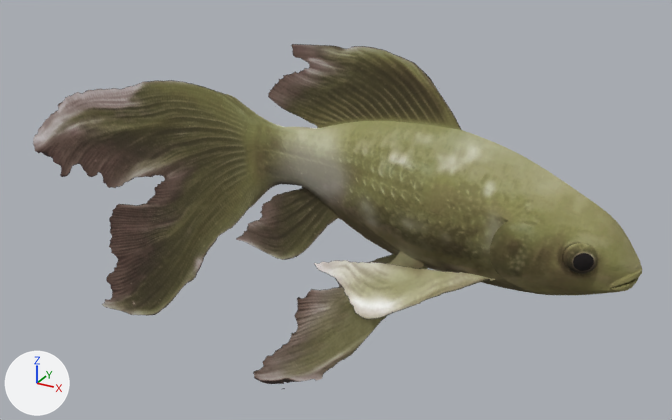
A saved change to the FBX model Assets/EllenVFX/GoldFish/fish01.FBX.
One viewpoint serves both versions: a 50 mm lens placed at (0.064, -0.1017, 0.053), pointed at (0.0061, 0.0036, 0.0004). The lights are fixed; the arrows at lower left show +X, +Y and +Z. Where no turn or scale is listed for an object, it has been applied to the vertices.

Objects in the first picture: 'fish01'.
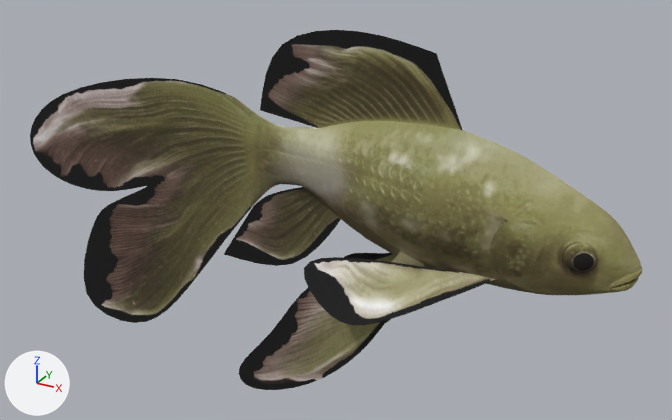
Where the change shows, as pixel boxes [x1, y1, x2, y2] in the pictures (672 x 420 px):
```json
{"object": "fish01", "change": "surface changed", "before": [30, 30, 488, 390], "after": [30, 30, 488, 390]}
```

The change, as JSON lines over the scene's bpy script:
```json
{"op": "remove", "block": "mat_material__73", "code": "n3 = _N.new('ShaderNodeTexImage'); n3.name = 'Image Texture.001'"}
{"op": "remove", "block": "mat_material__73", "code": "n3.image = img_fishi01mask_jpg"}
{"block": "mat_material__73", "where": "n0 = _N.new('ShaderNodeBsdfPrincipled'); n0.name = 'Principled BSDF'"}
{"op": "remove", "block": "mat_material__73", "code": "_L.new(n3.outputs[0], n0.inputs[4])  # 'Color' to 'Alpha'"}
```
